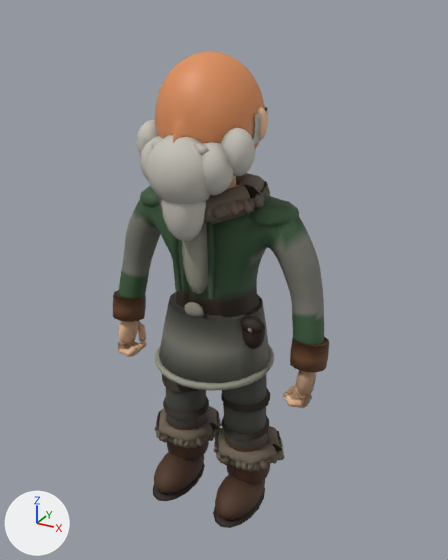
Two versions of the glTF model dragonflyer/assets/villageois_ancien.glb, one commit apart.
Both versions are drawn from a 50 mm camera at (0.814, -1.436, 1.457) aimed at (0.027, -0.004, 0.741). The axes (+X, +Y, +Z) are drawn at lower left. The lights are the same throughout. The older version comes first. Vertices at exactly the same position are counted once.

The first picture shows 'Pieton', 'PietonTete'.
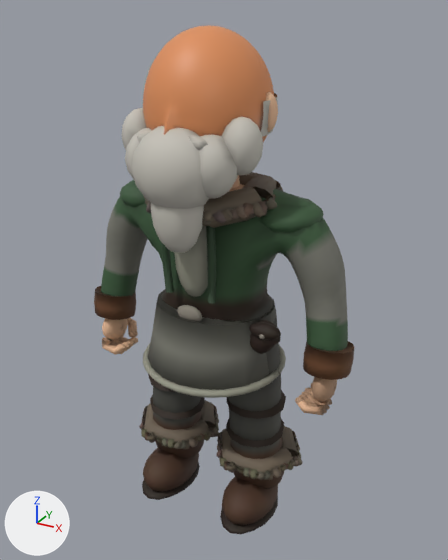
What differs and where, as boxes (x1, y1, x2, y2) in the pictures (448 x 560 px; the box of a moved part takes in the faces that stretch with it):
'Pieton', reshaped (20% wider)
    before: (113, 173, 329, 528)
    after: (94, 172, 354, 534)
'PietonTete', moved, rescaled (19% wider, 20% taller)
    before: (137, 51, 268, 241)
    after: (122, 25, 278, 253)
part 1 of me_pieton, moved or reshaped
    before: (218, 426, 281, 472)
    after: (222, 426, 298, 480)
part 2 of me_pieton, moved or reshaped
    before: (276, 451, 282, 460)
    after: (293, 456, 300, 466)
part 3 of me_pieton, moved or reshaped
    before: (113, 173, 329, 528)
    after: (94, 172, 354, 534)

Patch to the scene script:
```diff
--- a/dragonflyer/assets/villageois_ancien.glb.py
+++ b/dragonflyer/assets/villageois_ancien.glb.py
@@ me_pieton @@
 # used by ob_pieton; location = (0.0, 0.0, 0.0)
-me_pieton.from_pydata(...)  # 9086 vertices, 17240 faces; spans x -0.356..0.356, y -0.196..0.166, z -0.013..1.04
+me_pieton.from_pydata(...)  # 9086 vertices, 17240 faces; spans x -0.424..0.424, y -0.231..0.196, z -0.027..1.04
+# me_pieton part 1: the loose piece of 83 vertices spanning x 0.0..0.22, y -0.097..0.097, z 0.158..0.222 is multiplied about its middle by the matrix ((1.2, 0.0, 0.005), (-0.001, 1.198, 0.018), (0.004, 0.018, 1.002)), then moved by (0.033, 0.002, 0.0)
+# me_pieton part 2: the loose piece of 23 vertices spanning x 0.203..0.232, y -0.017..0.013, z 0.178..0.207 is scaled about its middle by (1.2, 1.2, 1.01), then moved by (0.055, 0.001, 0.001)
+# me_pieton part 3: 8472 of 9086 vertices moved; they spanned x -0.356..0.356, y -0.196..0.166, z -0.013..1.04 and now span x -0.424..0.424, y -0.231..0.196, z -0.027..1.04; mean shift (-0.002, -0.001, 0.0); largest move (0.354, -0.031, 0.631) -> (0.423, -0.034, 0.633)
+# other edits to the shape of me_pieton do not show in these pictures
 me_pieton.materials.append(mat_rider)
@@ me_pietontete @@
 # used by ob_pietontete; location = (0.0, 0.0, 0.0)
-me_pietontete.from_pydata(...)  # 9074 vertices, 18052 faces; spans x -0.165..0.165, y -0.238..0.131, z 0.906..1.358
+me_pietontete.from_pydata(...)  # 9074 vertices, 18052 faces; spans x -0.195..0.195, y -0.28..0.155, z 0.883..1.417
+# me_pietontete part 4: the whole mesh is scaled about its middle by 1.18, then moved by (0.0, -0.01, 0.018)
 me_pietontete.materials.append(mat_rider)
```
